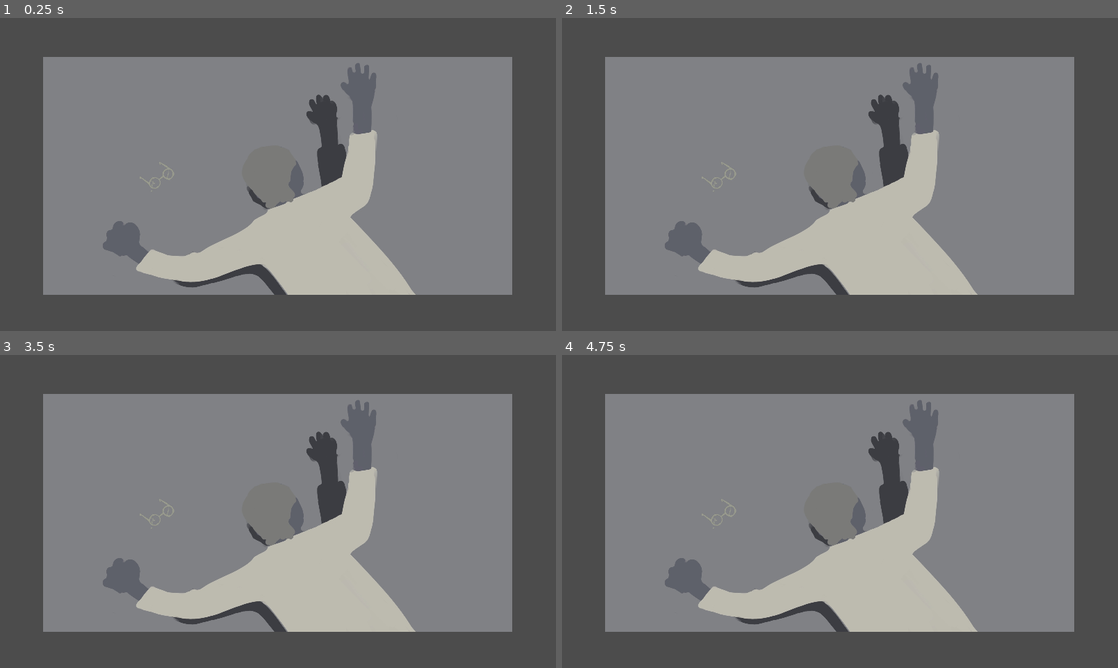
Above: before the commit, frames 1-4 (two rows, left to right).
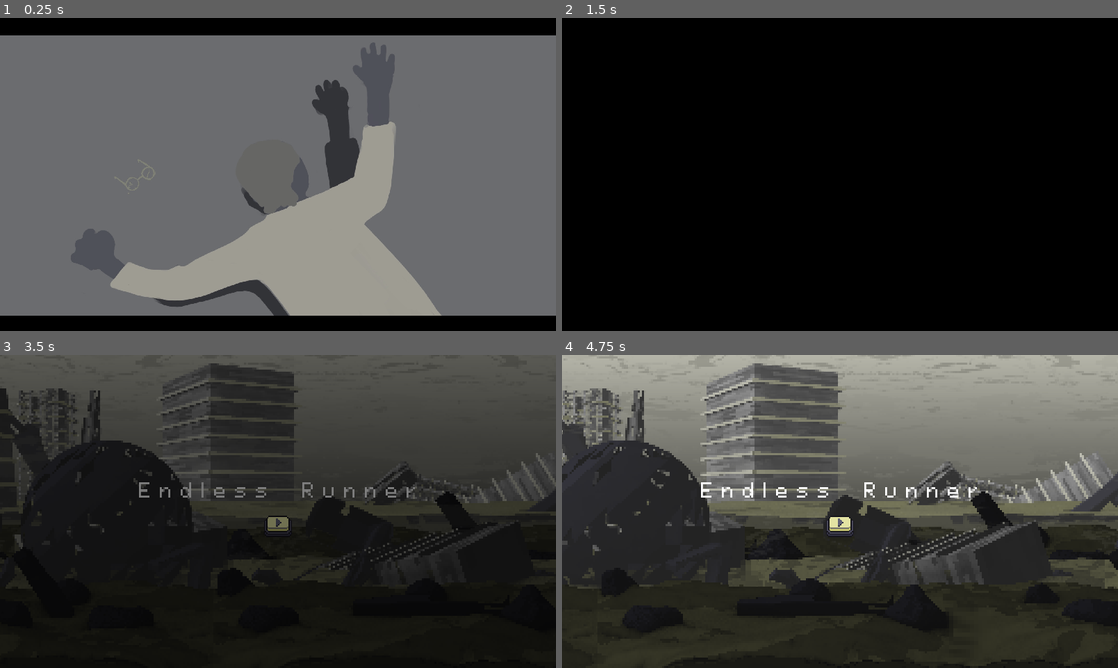
Above: after the commit, the same moments.

Repository: ginestopo/Endless-Runner
Game: Godot game, scene res://scenes/story/story.tscn
Two runs of this game, one before a commit and one after it. Both use one fixed random seed, a clock stepped at 60 frames per second and the inputs below. This scene is started directly instead of the project's main scene.
Inputs (mouse positions are in pixels of both pictures, inside the frame that each line leads up to):
- Up to frame 1 (0.25 s): no input
- Up to frame 2 (1.5 s): tap Enter (ui_accept) at 0.5, 0.77, 0.8, 1.07, 1.35 s; move the mouse to (962, 158) at 0.52 s; hold D (right) 0.53-1.28 s; tap Space (ui_select) at 0.6 s; move the mouse to (728, 190) at 1.27 s; hold A (left) from 1.28 s (still down)
- Up to frame 3 (3.5 s): tap Enter (ui_accept) at 1.52, 1.82, 2.75, 3.05 s; tap Space (ui_select) at 1.55 s; release A (left) at 2 s; click (278, 524) at 2.02 s; move the mouse to (333, 442) at 2.77 s; press the mouse at (333, 442) at 2.78 s; hold D (right) from 2.78 s (still down)
- Up to frame 4 (4.75 s): move the mouse to (812, 574) at 3.52 s; release D (right) at 3.53 s; release the mouse at (812, 574) at 3.53 s; hold W (up) 3.53-4.28 s; tap Space (ui_select) at 3.6, 4.35 s; tap Enter (ui_accept) at 3.77, 4.07, 4.52, 4.55 s; move the mouse to (1006, 558) at 4.27 s; hold A (left) from 4.28 s (still down)

The runs differ from the first frame. In frame 1, 52% of the frame differs, in the area x 0-100%, y 0-100%; in frame 2, 100%; in frame 3, 85%; in frame 4, 84%.

Commit message:
Changed dog sprite, added story scene to the game

Diff:
--- a/scenes/gun/projectile/dog_gun_projectile.tscn
+++ b/scenes/gun/projectile/dog_gun_projectile.tscn
@@ -5,14 +5,14 @@
 [ext_resource path="res://scenes/gun/projectile/hitParticles/projectileHit.tscn" type="PackedScene" id=3]
 
 [sub_resource type="RectangleShape2D" id=1]
-extents = Vector2( 4.93253, 5.79725 )
+extents = Vector2( 7.71458, 0.97707 )
 
 [node name="dogGunProjectile" type="KinematicBody2D"]
 script = ExtResource( 2 )
 hitParticles = ExtResource( 3 )
 
 [node name="Sprite" type="Sprite" parent="."]
-scale = Vector2( 2.01, 2.01 )
+scale = Vector2( 2.01, 0.299227 )
 texture = ExtResource( 1 )
 
 [node name="CollisionShape2D" type="CollisionShape2D" parent="."]
--- a/scenes/player/dog.gd
+++ b/scenes/player/dog.gd
@@ -20,16 +20,25 @@
 
 	if not $RayCast2D.is_colliding():
 		if( velocity.y < 0 ):
-			$AnimationPlayer.play("jump")
+			#$AnimationPlayer.play("jump")
+			$AnimationPlayer2.set_speed_scale(1.0)
+			$AnimationPlayer2.play("jump")
 		else:
-			$AnimationPlayer.play("fall")
+			#$AnimationPlayer.play("fall")
+			$AnimationPlayer2.set_speed_scale(1.0)
+			$AnimationPlayer2.play("fall")
 	elif input == 0:
-		$AnimationPlayer.play("walk")
+		$AnimationPlayer2.play("run")
+		$AnimationPlayer2.set_speed_scale(1.0)
+		#$AnimationPlayer.play("walk")
 	else:
-		$AnimationPlayer.play("run")
+		$AnimationPlayer2.play("run")
+		$AnimationPlayer2.set_speed_scale(1.5)
+		#$AnimationPlayer.play("run")
 
 	if not input == 0:
-		$Sprite.flip_h = input < 0
+		#$Sprite.flip_h = input < 0
+		$Sprite2.flip_h = input < 0
 
 func onHit():
 	#So here we decrease health points and play damage audio, implement later on
--- a/scenes/player/dog.tscn
+++ b/scenes/player/dog.tscn
@@ -1,9 +1,10 @@
-[gd_scene load_steps=11 format=2]
+[gd_scene load_steps=16 format=2]
 
 [ext_resource path="res://resources/pixel art/dog/dog_spritesheet_2.png" type="Texture" id=1]
 [ext_resource path="res://scenes/player/dog.gd" type="Script" id=2]
 [ext_resource path="res://resources/sound/sfx/hit-04.wav" type="AudioStream" id=3]
 [ext_resource path="res://resources/sound/dog/jump.wav" type="AudioStream" id=4]
+[ext_resource path="res://resources/pixel art/dog/dog_spritesheet_3.png" type="Texture" id=5]
 
 [sub_resource type="CapsuleShape2D" id=1]
 radius = 3.33333
@@ -88,6 +89,70 @@
 "transitions": PoolRealArray( 1, 1, 1 ),
 "update": 1,
 "values": [ 8, 9, 10 ]
+}
+
+[sub_resource type="Animation" id=7]
+length = 0.001
+tracks/0/type = "value"
+tracks/0/path = NodePath("Sprite2:frame")
+tracks/0/interp = 1
+tracks/0/loop_wrap = true
+tracks/0/imported = false
+tracks/0/enabled = true
+tracks/0/keys = {
+"times": PoolRealArray( 0 ),
+"transitions": PoolRealArray( 1 ),
+"update": 0,
+"values": [ 1 ]
+}
+
+[sub_resource type="Animation" id=10]
+resource_name = "fall"
+length = 0.1
+tracks/0/type = "value"
+tracks/0/path = NodePath("Sprite2:frame")
+tracks/0/interp = 1
+tracks/0/loop_wrap = true
+tracks/0/imported = false
+tracks/0/enabled = true
+tracks/0/keys = {
+"times": PoolRealArray( 0 ),
+"transitions": PoolRealArray( 1 ),
+"update": 1,
+"values": [ 18 ]
+}
+
+[sub_resource type="Animation" id=8]
+resource_name = "jump"
+length = 0.3
+tracks/0/type = "value"
+tracks/0/path = NodePath("Sprite2:frame")
+tracks/0/interp = 1
+tracks/0/loop_wrap = false
+tracks/0/imported = false
+tracks/0/enabled = true
+tracks/0/keys = {
+"times": PoolRealArray( 0, 0.1, 0.2, 0.3 ),
+"transitions": PoolRealArray( 1, 1, 1, 1 ),
+"update": 1,
+"values": [ 13, 14, 15, 16 ]
+}
+
+[sub_resource type="Animation" id=9]
+resource_name = "run"
+length = 0.45
+loop = true
+tracks/0/type = "value"
+tracks/0/path = NodePath("Sprite2:frame")
+tracks/0/interp = 1
+tracks/0/loop_wrap = true
+tracks/0/imported = false
+tracks/0/enabled = true
+tracks/0/keys = {
+"times": PoolRealArray( 0, 0.1, 0.2, 0.3, 0.4 ),
+"transitions": PoolRealArray( 1, 1, 1, 1, 1 ),
+"update": 1,
+"values": [ 0, 1, 2, 3, 4 ]
 }
 
 [node name="Dog" type="KinematicBody2D" groups=["player"]]
@@ -101,11 +166,12 @@
 shape = SubResource( 1 )
 
 [node name="Sprite" type="Sprite" parent="."]
+visible = false
 position = Vector2( 0, -8 )
 texture = ExtResource( 1 )
 hframes = 8
 vframes = 8
-frame = 32
+frame = 24
 
 [node name="AnimationPlayer" type="AnimationPlayer" parent="."]
 anims/fall = SubResource( 2 )
@@ -124,3 +190,18 @@
 
 [node name="jumpAudioStream" type="AudioStreamPlayer2D" parent="."]
 stream = ExtResource( 4 )
+
+[node name="Sprite2" type="Sprite" parent="."]
+position = Vector2( 0, -4.65 )
+scale = Vector2( 0.516667, 0.516667 )
+texture = ExtResource( 5 )
+hframes = 10
+vframes = 2
+frame = 1
+region_filter_clip = true
+
+[node name="AnimationPlayer2" type="AnimationPlayer" parent="."]
+anims/RESET = SubResource( 7 )
+anims/fall = SubResource( 10 )
+anims/jump = SubResource( 8 )
+anims/run = SubResource( 9 )
--- a/scenes/splash_screen/splash_screen.tscn
+++ b/scenes/splash_screen/splash_screen.tscn
@@ -39,7 +39,7 @@
 "_edit_lock_": true,
 "_edit_use_anchors_": false
 }
-_next_scene = "res://scenes/title/title.tscn"
+_next_scene = "res://scenes/story/story.tscn"
 
 [node name="ColorRect" type="ColorRect" parent="."]
 anchor_right = 1.0
--- a/scenes/story/story.gd
+++ b/scenes/story/story.gd
@@ -4,13 +4,33 @@
 # Declare member variables here. Examples:
 # var a = 2
 # var b = "text"
-
+export(String, FILE, "*.tscn") var _next_scene : String
 
 # Called when the node enters the scene tree for the first time.
 func _ready():
+	$AnimationPlayer.play("fadein")
 	pass # Replace with function body.
 
 
 # Called every frame. 'delta' is the elapsed time since the previous frame.
 func _process(delta):
-	pass
+	if Input.is_action_just_released("ui_accept") or Input.is_action_just_released("ui_select"):
+		_on_Timer_timeout()
+
+
+func _on_Timer_timeout():
+	var children = $frames.get_children()
+	children.invert()
+	for child in children:
+		if child.visible:
+			child.visible = false
+			break
+	if children[4].visible == false:
+		$AnimationPlayer.play("fadeout")
+	$Timer.start()
+
+func _on_AnimationPlayer_animation_finished(anim_name):
+	if anim_name == "fadein":
+		$Timer.start()
+	else:
+		get_tree().change_scene(_next_scene)
--- a/scenes/story/story.tscn
+++ b/scenes/story/story.tscn
@@ -7,32 +7,107 @@
 [ext_resource path="res://resources/pixel art/story_frames/4.jpeg" type="Texture" id=5]
 [ext_resource path="res://resources/pixel art/story_frames/1.jpeg" type="Texture" id=6]
 
+[sub_resource type="Animation" id=1]
+length = 0.001
+tracks/0/type = "value"
+tracks/0/path = NodePath("fade:color")
+tracks/0/interp = 1
+tracks/0/loop_wrap = true
+tracks/0/imported = false
+tracks/0/enabled = true
+tracks/0/keys = {
+"times": PoolRealArray( 0 ),
+"transitions": PoolRealArray( 1 ),
+"update": 0,
+"values": [ Color( 0, 0, 0, 0 ) ]
+}
+
+[sub_resource type="Animation" id=2]
+resource_name = "fadein"
+length = 0.3
+tracks/0/type = "value"
+tracks/0/path = NodePath("fade:color")
+tracks/0/interp = 1
+tracks/0/loop_wrap = true
+tracks/0/imported = false
+tracks/0/enabled = true
+tracks/0/keys = {
+"times": PoolRealArray( 0, 0.3 ),
+"transitions": PoolRealArray( 1, 1 ),
+"update": 0,
+"values": [ Color( 0, 0, 0, 1 ), Color( 0, 0, 0, 0 ) ]
+}
+
+[sub_resource type="Animation" id=3]
+resource_name = "fadeout"
+length = 0.3
+tracks/0/type = "value"
+tracks/0/path = NodePath("fade:color")
+tracks/0/interp = 1
+tracks/0/loop_wrap = true
+tracks/0/imported = false
+tracks/0/enabled = true
+tracks/0/keys = {
+"times": PoolRealArray( 0, 0.3 ),
+"transitions": PoolRealArray( 1, 1 ),
+"update": 0,
+"values": [ Color( 0, 0, 0, 0 ), Color( 0, 0, 0, 1 ) ]
+}
+
 [node name="story" type="Node2D"]
 script = ExtResource( 1 )
+_next_scene = "res://scenes/title/title.tscn"
+
+[node name="ColorRect" type="ColorRect" parent="."]
+margin_right = 480.0
+margin_bottom = 272.0
+color = Color( 0, 0, 0, 1 )
+__meta__ = {
+"_edit_use_anchors_": false
+}
 
 [node name="frames" type="Node2D" parent="."]
 
 [node name="5" type="Sprite" parent="frames"]
-position = Vector2( 240, 136 )
-scale = Vector2( 0.2, 0.2 )
+position = Vector2( 240.019, 136 )
+scale = Vector2( 0.237136, 0.218568 )
 texture = ExtResource( 2 )
 
 [node name="4" type="Sprite" parent="frames"]
-position = Vector2( 240, 136 )
-scale = Vector2( 0.2, 0.2 )
+position = Vector2( 240.019, 136 )
+scale = Vector2( 0.237136, 0.218568 )
 texture = ExtResource( 5 )
 
 [node name="3" type="Sprite" parent="frames"]
-position = Vector2( 240, 136 )
-scale = Vector2( 0.2, 0.2 )
+position = Vector2( 240.019, 136 )
+scale = Vector2( 0.237136, 0.218568 )
 texture = ExtResource( 4 )
 
 [node name="2" type="Sprite" parent="frames"]
-position = Vector2( 240, 136 )
-scale = Vector2( 0.2, 0.2 )
+position = Vector2( 240.019, 136 )
+scale = Vector2( 0.237136, 0.218568 )
 texture = ExtResource( 3 )
 
 [node name="1" type="Sprite" parent="frames"]
-position = Vector2( 240, 136 )
-scale = Vector2( 0.2, 0.2 )
+position = Vector2( 240.119, 136 )
+scale = Vector2( 0.237037, 0.236062 )
 texture = ExtResource( 6 )
+
+[node name="Timer" type="Timer" parent="."]
+wait_time = 3.0
+
+[node name="fade" type="ColorRect" parent="."]
+margin_right = 480.0
+margin_bottom = 272.0
+color = Color( 0, 0, 0, 0 )
+__meta__ = {
+"_edit_use_anchors_": false
+}
+
+[node name="AnimationPlayer" type="AnimationPlayer" parent="."]
+anims/RESET = SubResource( 1 )
+anims/fadein = SubResource( 2 )
+anims/fadeout = SubResource( 3 )
+
+[connection signal="timeout" from="Timer" to="." method="_on_Timer_timeout"]
+[connection signal="animation_finished" from="AnimationPlayer" to="." method="_on_AnimationPlayer_animation_finished"]
--- a/scenes/title/title.tscn
+++ b/scenes/title/title.tscn
@@ -195,6 +195,7 @@
 stretch_mode = 5
 
 [node name="FadeIn" type="ColorRect" parent="."]
+visible = false
 anchor_right = 1.0
 anchor_bottom = 1.0
 color = Color( 0, 0, 0, 1 )
--- a/scenes/world/world.tscn
+++ b/scenes/world/world.tscn
@@ -155,9 +155,9 @@
 _speed = 334
 
 [node name="Gun" parent="Dog" instance=ExtResource( 8 )]
-position = Vector2( -0.666481, -8 )
-scale = Vector2( 0.373334, 0.373334 )
-z_index = -1
+position = Vector2( -0.333145, -8 )
+scale = Vector2( 0.213027, 0.213027 )
+z_index = -2
 
 [node name="Platforms" type="Node2D" parent="."]
 
Binary file added: resources/pixel art/dog/dog_spritesheet_3.png
Not shown, changed: resources/pixel art/dog/dog_spritesheet_3.png.import
Not shown, changed: resources/pixel art/story_frames/2.jpeg.import
Not shown, changed: resources/pixel art/story_frames/3.png.import
Not shown, changed: resources/pixel art/story_frames/4.jpeg.import
Not shown, changed: resources/pixel art/story_frames/5.jpeg.import
Not shown: 1 places in scenes/story/story.tscn that only renumber resources
